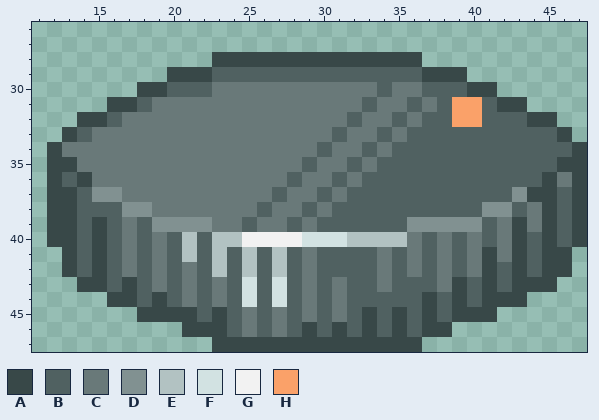
Two states of a pixel-art sprite, src/patches/howToPlayRotaryRight.png. That is the earlier state.
The file is 48x48 pixels. Shown: x 11..47, y 26..47.
Palette (. is transparent): A #384848  B #506161  C #697979  D #819191  E #b2c2c2  F #d2e2e2  G #f2f2f2  H #faa169
Pixels before, first column x 12:
28 ...........AAAAAAAAAAAAAA...........
29 ........AAABBBBBBBBBBBBBBAAA........
30 ......AABBBCCCCCCCCCCCBCCBBBAA......
31 ....AABCCCCCCCCCCCCCCBCCBCBHHBAA....
32 ..AABCCCCCCCCCCCCCCCBCCBCBBHHBBBAA..
33 .ABCCCCCCCCCCCCCCCCBCCBCBBBBBBBBBBA.
34 ACCCCCCCCCCCCCCCCCBCCBCBBBBBBBBBBBBA
35 AACCCCCCCCCCCCCCCBCCBCBBBBBBBBBBBBAA
36 ABACCCCCCCCCCCCCBCCBCBBBBBBBBBBBBACA
37 AABDDCCCCCCCCCCBCCBCBBBBBBBBBBBDAABA
38 AABBBDDCCCCCCCBCCBCBBBBBBBBBBDDBCABA
39 AABABCBDDDDCCBCCBCBBBBBBDDDDDBCACABA
40 AABABCBCBEBEEGGGGFFFEEEECBCBCBCABABA
41 .ABABCBCBEBEBEBEBCBBBBCBCBCBCACABAA.
42 .ABABCBCBCBEBEBEBCBBBBCBCBCBCABABAA.
43 ..AABABCBCBCBFBFBCBCBBCBBBCABABAAA..
44 ....AABABCBCBFBFBCBCBBBBBABABAAA....
45 ......AAAABABCBCBCBCBABABABAAA......
46 .........AAABCBCBABABABABAA.........
47 ...........AAAAAAAAAAAAAA...........
Once edited:
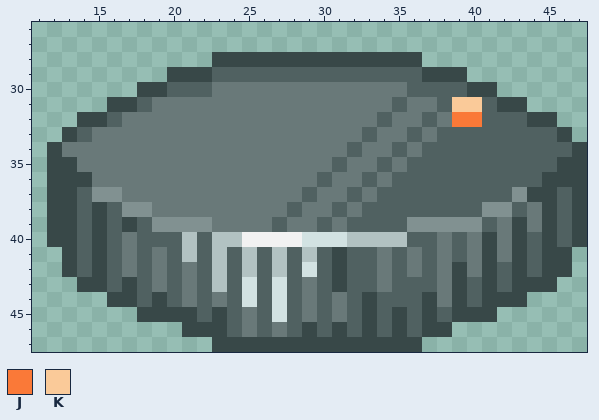
Colours new in this view: J #fa7938  K #faca99
Commit message: how to play: better spinner graphics
From old to new:
The author changed colour B to colour A in row 36 at x 13; in row 38 at x 15; in row 40 at x 41; in row 41 at x 31; in row 42 at x 31 and 39; in row 44 at x 33.
The author changed colour C to colour A in row 36 at x 46; in row 39 at x 17; in row 43 at x 31.
The author changed colour C to colour B in row 30 at x 36; in row 31 at x 35; in row 32 at x 34; in row 33 at x 33; in row 34 at x 32; in row 35 at x 31.
The author changed colour C to colour B in row 36 at x 30; in row 37 at x 29; in row 38 at x 28; in row 39 at x 27; in row 40 at x 19 and 36.
The author changed colour B to colour C in row 30 at x 34; in row 31 at x 33 and 36; in row 32 at x 32, 35 and 38; in row 33 at x 31, 34 and 37; in row 34 at x 30, 33 and 36; in row 35 at x 29, 32 and 35.
The author changed colour B to colour C in row 36 at x 28, 31 and 34; in row 37 at x 27, 30 and 33; in row 38 at x 26, 29 and 32; in row 39 at x 25, 28 and 31; in row 44 at x 38.
The author changed colour C to colour E in row 41 at x 29; in row 43 at x 23.
The author changed colour C to colour F in row 42 at x 29; in row 45 at x 27.
The author changed colour H to colour J in row 32 at x 39 to 40.
The author changed colour H to colour K in row 31 at x 39 to 40.
Boxes around the changes in both pictures, in picture pixels (x1, y1, x2, y2):
changed: (212, 82, 572, 322)
changed: (62, 172, 167, 247)
